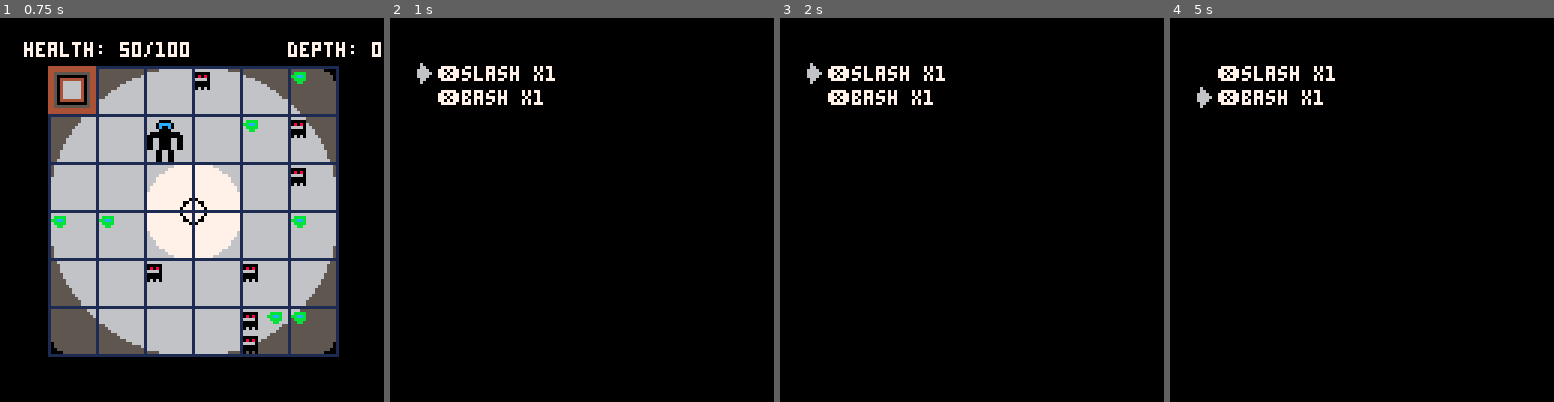
Above: before the commit, frames 1-4 (left to right).
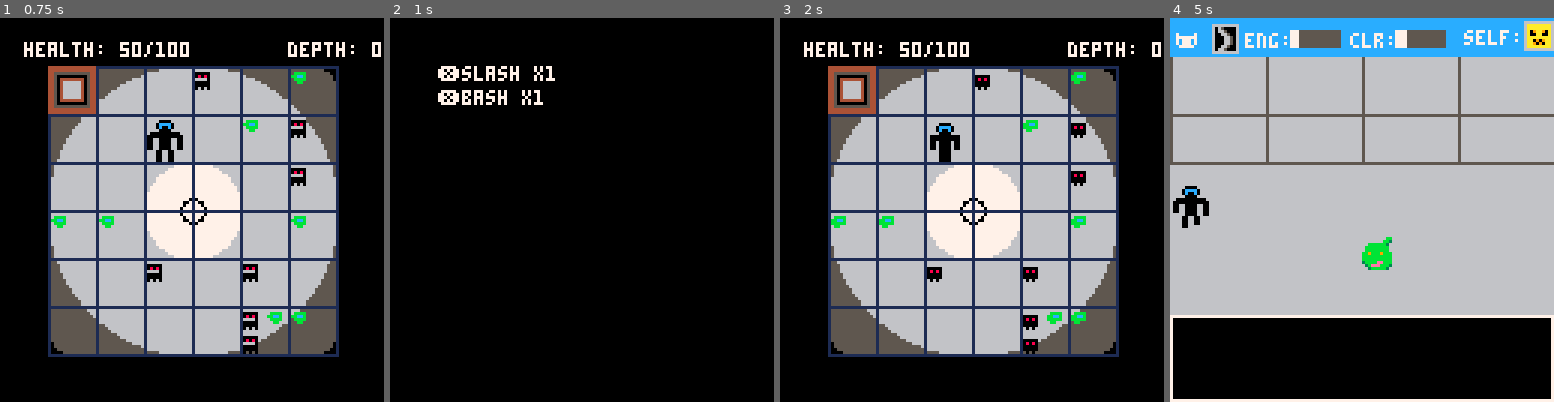
Above: after the commit, the same moments.

Repository: ash2q/into_madness
Game: PICO-8 cartridge into_madness.p8
Two runs of this game, one before a commit and one after it. Both use one fixed random seed, a clock stepped at 60 frames per second and the inputs below.
Inputs:
- Up to frame 1 (0.75 s): tap X (X key) at 0.33 s; tap O (Z key) at 0.7 s
- Up to frame 2 (1 s): no input
- Up to frame 3 (2 s): tap X (X key) at 1.07, 1.85 s; hold Right from 1.6 s (still down); tap O (Z key) at 1.7 s
- Up to frame 4 (5 s): release Right at 2.1 s; tap O (Z key) every 0.4 s from 2.1 to 4.9 s; hold Up 2.15-2.42 s; hold Right 2.47-3.03 s; tap X (X key) at 2.97, 4.08 s; hold Left 3.08-3.58 s; hold Down 3.63-3.97 s; hold Right 4.02-4.68 s; hold Up from 4.73 s (still down)

Frame 1 is identical in both runs. In frame 2, 0.1% of the frame differs, in the area x 7-11%, y 11-18%; in frame 3, 57%; in frame 4, 78%, in the area x 0-100%, y 0-100%.

Commit message:
Add functionality for leaving equip menu

Diff:
--- a/into_madness.p8
+++ b/into_madness.p8
@@ -307,7 +307,8 @@
 	elseif btnp(3) then
 		tb_mv_down(p1)
 	elseif btnp(4) then
-		state=game_state.equip
+		trigger_equip_mode()
+
 	elseif btnp(5) then
 		--use item?
 	end
@@ -2002,6 +2003,17 @@
 end
 
 
+function init_equip()
+	eq_line=1
+end
+
+eq_prev_state=nil
+
+function trigger_equip_mode()
+	eq_prev_state=state
+	state=game_state.equip
+end
+
 eq_line=1
 function equip_mode()
 	cls()
@@ -2011,10 +2023,20 @@
 		local c=0
 		c=p1.mcount[m.name]
 		msg=m.name.." x"..c
+		local col=7
+		if p1.equipped!=nil and contains(p1.equipped, m)
+			then
+			col=3
+			print("e",8,y,col)
+		end
 		print(msg,16,y,7)
 		y+=8
 	end
-	spr(55,6,14+(8*(eq_line-1)))
+	if anim_c%2<1 then
+		spr(55,6,14+(8*(eq_line-1)))
+	else
+
+	end
 	eq_mode_ctrl()
 end
 
@@ -2030,6 +2052,7 @@
 		--equip/unequip
 	elseif btnp(🅾️) then
 		--leave menu
+		eq_leave()
 	elseif btnp(⬅️) then
 		--?
 	elseif btnp(➡️) then
@@ -2045,7 +2068,10 @@
 	end
 end
 
-
+function eq_leave()
+	init_equip()
+	state=eq_prev_state
+end
 
 
 
--- a/src/0.main.lua
+++ b/src/0.main.lua
@@ -304,7 +304,8 @@
 	elseif btnp(3) then
 		tb_mv_down(p1)
 	elseif btnp(4) then
-		state=game_state.equip
+		trigger_equip_mode()
+
 	elseif btnp(5) then
 		--use item?
 	end
--- a/src/5.swap.lua
+++ b/src/5.swap.lua
@@ -15,6 +15,17 @@
 	state=game_state.wait
 end
 
+
+function init_equip()
+	eq_line=1
+end
+
+eq_prev_state=nil
+
+function trigger_equip_mode()
+	eq_prev_state=state
+	state=game_state.equip
+end
 
 eq_line=1
 function equip_mode()
@@ -25,10 +36,20 @@
 		local c=0
 		c=p1.mcount[m.name]
 		msg=m.name.." x"..c
+		local col=7
+		if p1.equipped!=nil and contains(p1.equipped, m)
+			then
+			col=3
+			print("e",8,y,col)
+		end
 		print(msg,16,y,7)
 		y+=8
 	end
-	spr(55,6,14+(8*(eq_line-1)))
+	if anim_c%2<1 then
+		spr(55,6,14+(8*(eq_line-1)))
+	else
+
+	end
 	eq_mode_ctrl()
 end
 
@@ -44,6 +65,7 @@
 		--equip/unequip
 	elseif btnp(🅾️) then
 		--leave menu
+		eq_leave()
 	elseif btnp(⬅️) then
 		--?
 	elseif btnp(➡️) then
@@ -59,7 +81,10 @@
 	end
 end
 
-
+function eq_leave()
+	init_equip()
+	state=eq_prev_state
+end
 
 
 
